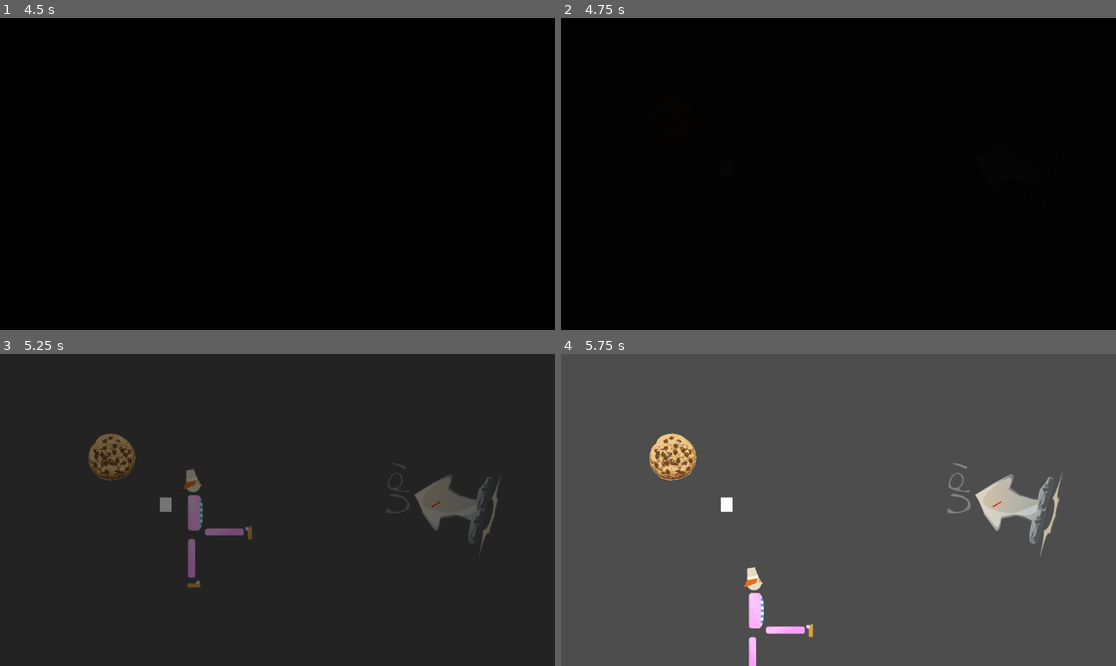
Above: before the commit, frames 1-4 (two rows, left to right).
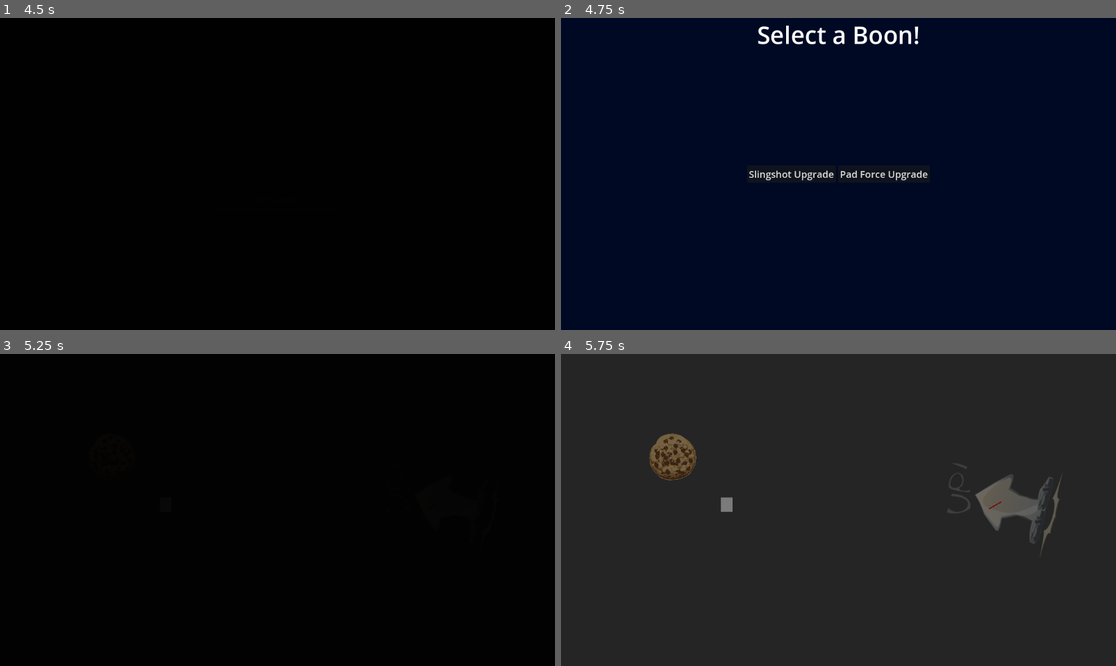
Above: after the commit, the same moments.

Repository: UpForDebate/BrackeysJam-2025
Game: Godot game, scene res://scenes/game_controller.tscn
Two runs of this game, one before a commit and one after it. Both use one fixed random seed, a clock stepped at 60 frames per second and the inputs below.
Inputs (mouse positions are in pixels of both pictures, inside the frame that each line leads up to):
- Up to frame 1 (4.5 s): tap Enter at 0.5 s; move the mouse to (399, 158) at 0.52 s; hold D 0.53-1.25 s; tap E at 0.6 s; click (399, 158) at 0.67 s; tap Space at 0.77 s; drag from (166, 189) to (249, 236) at 1.27 s; click "Play" at 2 s; click "Play" at 2.75 s; click "Start Game" at 3.5 s; click "Start Game" at 4.25 s
- Up to frame 2 (4.75 s): no input
- Up to frame 3 (5.25 s): click (233, 510) at 5 s, where only the run after the commit has a clickable "Slingshot Upgrade"
- Up to frame 4 (5.75 s): no input

Frame 1 is identical in both runs. In frame 2, 100% of the frame differs, in the area x 0-100%, y 0-100%; in frame 3, 100%; in frame 4, 100%.

Commit message:
Fixed Boon Operations Order/Integrated w/ Gameplay

Diff:
--- a/project.godot
+++ b/project.godot
@@ -23,6 +23,7 @@
 SettingsDataContainer="*res://scripts/autoloads/settings_data_container.gd"
 SettingsSignalBus="*res://scripts/autoloads/settings_signal_bus.gd"
 GlobalSignalBus="*res://scripts/autoloads/global_signal_bus.gd"
+stat_manager="*res://scripts/systems/stats/stat_manager.gd"
 
 [editor]
 
--- /dev/null
+++ b/resources/prefabs/BoonMenu.tscn
@@ -0,0 +1,80 @@
+[gd_scene load_steps=6 format=3 uid="uid://df1bj1q7kgto1"]
+
+[ext_resource type="PackedScene" uid="uid://rv8l7047wj6h" path="res://resources/prefabs/BoonBtn.tscn" id="1_8mus1"]
+[ext_resource type="Script" uid="uid://ccea030es1ir2" path="res://scripts/systems/boons/boon_final.gd" id="2_ciwun"]
+[ext_resource type="PackedScene" uid="uid://dje5eqwldi03p" path="res://resources/prefabs/StatsManager.tscn" id="3_ciwun"]
+
+[sub_resource type="Resource" id="Resource_1cmoo"]
+script = ExtResource("2_ciwun")
+boon_text = "Slingshot Force"
+boon_type = 5
+modifier_type = 0
+stat_modifier = 2
+base_boon_duration = 2
+metadata/_custom_type_script = "uid://ccea030es1ir2"
+
+[sub_resource type="Resource" id="Resource_qjpfi"]
+script = ExtResource("2_ciwun")
+boon_text = "Jump Pad Force"
+boon_type = 4
+modifier_type = 0
+stat_modifier = 1
+base_boon_duration = 2
+metadata/_custom_type_script = "uid://ccea030es1ir2"
+
+[node name="CanvasLayer" type="CanvasLayer"]
+
+[node name="ColorRect" type="ColorRect" parent="."]
+anchors_preset = 15
+anchor_right = 1.0
+anchor_bottom = 1.0
+grow_horizontal = 2
+grow_vertical = 2
+color = Color(0, 0.113725, 0.458824, 0.301961)
+
+[node name="GridContainer" type="GridContainer" parent="."]
+anchors_preset = 8
+anchor_left = 0.5
+anchor_top = 0.5
+anchor_right = 0.5
+anchor_bottom = 0.5
+offset_left = -43.0
+offset_top = -15.5
+offset_right = 43.0
+offset_bottom = 15.5
+grow_horizontal = 2
+grow_vertical = 2
+size_flags_horizontal = 4
+size_flags_vertical = 4
+columns = 3
+
+[node name="SlingshotForceUpgradeBtn" parent="GridContainer" node_paths=PackedStringArray("stats_manager", "canvas") instance=ExtResource("1_8mus1")]
+process_mode = 2
+layout_mode = 2
+theme_override_font_sizes/font_size = 20
+text = "Slingshot Upgrade"
+available_boons = Array[ExtResource("2_ciwun")]([SubResource("Resource_1cmoo")])
+stats_manager = NodePath("../../StatsManager")
+canvas = NodePath("../..")
+
+[node name="PadForceUpgradeBtn" parent="GridContainer" node_paths=PackedStringArray("stats_manager", "canvas") instance=ExtResource("1_8mus1")]
+process_mode = 2
+layout_mode = 2
+theme_override_font_sizes/font_size = 20
+text = "Pad Force Upgrade"
+available_boons = Array[ExtResource("2_ciwun")]([SubResource("Resource_qjpfi")])
+stats_manager = NodePath("../../StatsManager")
+canvas = NodePath("../..")
+
+[node name="Label" type="Label" parent="."]
+anchors_preset = 5
+anchor_left = 0.5
+anchor_right = 0.5
+offset_left = -20.0
+offset_right = 20.0
+offset_bottom = 23.0
+grow_horizontal = 2
+theme_override_font_sizes/font_size = 50
+text = "Select a Boon!"
+
+[node name="StatsManager" parent="." instance=ExtResource("3_ciwun")]
--- /dev/null
+++ b/resources/prefabs/StatsManager.tscn
@@ -0,0 +1,14 @@
+[gd_scene load_steps=9 format=3 uid="uid://dje5eqwldi03p"]
+
+[ext_resource type="Script" uid="uid://dvj53ggnntfw5" path="res://scripts/systems/stats/stat_manager.gd" id="1_p4o4u"]
+[ext_resource type="Script" uid="uid://cmpaopsvuubpd" path="res://scripts/systems/stats/stat.gd" id="2_vie6t"]
+[ext_resource type="Resource" uid="uid://bxqm11ehqfye8" path="res://resources/stats/lives.tres" id="3_8qg1u"]
+[ext_resource type="Resource" uid="uid://djdxg7w7qeq7d" path="res://resources/stats/bounces.tres" id="4_m7pan"]
+[ext_resource type="Resource" uid="uid://cssf5wpr2a3nb" path="res://resources/stats/max_bounces.tres" id="5_ks03g"]
+[ext_resource type="Resource" uid="uid://tselc6u2fjrw" path="res://resources/stats/spikechance.tres" id="6_aqoma"]
+[ext_resource type="Resource" uid="uid://cvecbm1ckodjm" path="res://resources/stats/pad_force.tres" id="7_3nmxm"]
+[ext_resource type="Resource" uid="uid://cf8twe6dueeyp" path="res://resources/stats/sling_force.tres" id="8_ac5h7"]
+
+[node name="StatsManager" type="Node2D"]
+script = ExtResource("1_p4o4u")
+initStats = Array[ExtResource("2_vie6t")]([ExtResource("3_8qg1u"), ExtResource("4_m7pan"), ExtResource("5_ks03g"), ExtResource("6_aqoma"), ExtResource("7_3nmxm"), ExtResource("8_ac5h7")])
--- a/resources/sprites/obstacles/pad.gd
+++ b/resources/sprites/obstacles/pad.gd
@@ -3,6 +3,7 @@
 @export var force: Vector2 =  Vector2(-10, -10)
 @export var multiplier: float = 10.0
 @export var show_debug_gizmo: bool = true
+@export var stats_manager : StatManager
 
 func _ready():
 	$Area2D.body_entered.connect(_on_body_entered)
@@ -11,7 +12,7 @@
 
 func _draw():
 	var dir = force.normalized() #-transform.y.normalized()
-	var length = multiplier * 10
+	var length = stats_manager.initStats[4].currentValue * 10
 	draw_line(Vector2.ZERO, dir * length, Color.RED, 2.0)
 
 
--- a/resources/stats/lives.tres
+++ b/resources/stats/lives.tres
@@ -5,6 +5,5 @@
 [resource]
 script = ExtResource("1_n8o1g")
 statType = 0
-baseValue = 0.0
-statValue = 0.0
+baseValue = 3.0
 metadata/_custom_type_script = "uid://cmpaopsvuubpd"
--- a/resources/stats/pad_force.tres
+++ b/resources/stats/pad_force.tres
@@ -2,9 +2,8 @@
 
 [ext_resource type="Script" uid="uid://cmpaopsvuubpd" path="res://scripts/systems/stats/stat.gd" id="1_4l8ua"]
 
-
 [resource]
 script = ExtResource("1_4l8ua")
 statType = 4
-statValue = 1.0
+baseValue = 3.0
 metadata/_custom_type_script = "uid://cmpaopsvuubpd"
--- a/resources/stats/sling_force.tres
+++ b/resources/stats/sling_force.tres
@@ -2,9 +2,8 @@
 
 [ext_resource type="Script" uid="uid://cmpaopsvuubpd" path="res://scripts/systems/stats/stat.gd" id="1_00bak"]
 
-
 [resource]
 script = ExtResource("1_00bak")
 statType = 5
-statValue = 1.0
+baseValue = 4.0
 metadata/_custom_type_script = "uid://cmpaopsvuubpd"
--- a/scenes/game_scenes/first_level.tscn
+++ b/scenes/game_scenes/first_level.tscn
@@ -1,15 +1,17 @@
-[gd_scene load_steps=7 format=3 uid="uid://cuaymmwemlfws"]
+[gd_scene load_steps=9 format=3 uid="uid://cuaymmwemlfws"]
 
 [ext_resource type="Texture2D" uid="uid://bh5uc6qbtka6x" path="res://resources/sprites/slingshot/placeholder.png" id="1_ua0nc"]
 [ext_resource type="Script" uid="uid://cq3jy682c4so8" path="res://scenes/game_scenes/slingshot.gd" id="2_qep1h"]
-[ext_resource type="PackedScene" uid="uid://0hu10u23s3nm" path="res://resources/prefabs/candyman.tscn" id="3_m6v08"]
+[ext_resource type="PackedScene" path="res://resources/prefabs/candyman.tscn" id="3_m6v08"]
 [ext_resource type="Texture2D" uid="uid://nv1cayn2nkfd" path="res://resources/sprites/character/balls.png" id="4_yiytm"]
 [ext_resource type="PackedScene" uid="uid://ddgsdjkeksl82" path="res://resources/sprites/obstacles/pad.tscn" id="6_m8mph"]
+[ext_resource type="PackedScene" uid="uid://df1bj1q7kgto1" path="res://resources/prefabs/BoonMenu.tscn" id="7_37fev"]
+[ext_resource type="PackedScene" uid="uid://dje5eqwldi03p" path="res://resources/prefabs/StatsManager.tscn" id="8_aneg2"]
 [ext_resource type="PackedScene" uid="uid://baj344bonl1kf" path="res://resources/sprites/obstacles/cookie.tscn" id="8_m6v08"]
 
 [node name="FirstLevel" type="Node2D"]
 
-[node name="Slingshot" type="Sprite2D" parent="." node_paths=PackedStringArray("spawn_point")]
+[node name="Slingshot" type="Sprite2D" parent="." node_paths=PackedStringArray("spawn_point", "stats_manager")]
 position = Vector2(356, 311)
 scale = Vector2(0.240001, 1)
 texture = ExtResource("1_ua0nc")
@@ -17,8 +19,8 @@
 offset = Vector2(-98, -13)
 script = ExtResource("2_qep1h")
 projectile_scene = ExtResource("3_m6v08")
-force_multiplier = 5.0
 spawn_point = NodePath("../Mapa/Spawn Position")
+stats_manager = NodePath("../StatsManager")
 bounce_time = 1.0
 
 [node name="Ball Position" type="Sprite2D" parent="."]
@@ -28,11 +30,11 @@
 
 [node name="Mapa" type="Node" parent="."]
 
-[node name="Pad2" parent="Mapa" instance=ExtResource("6_m8mph")]
+[node name="Pad2" parent="Mapa" node_paths=PackedStringArray("stats_manager") instance=ExtResource("6_m8mph")]
 position = Vector2(914, 307)
 rotation = -1.309
 force = Vector2(-1, -1)
-multiplier = 2.0
+stats_manager = NodePath("../../StatsManager")
 
 [node name="Cookie" parent="Mapa" instance=ExtResource("8_m6v08")]
 position = Vector2(232, 214)
@@ -40,3 +42,7 @@
 
 [node name="Spawn Position" type="Marker2D" parent="Mapa"]
 position = Vector2(400, 317)
+
+[node name="CanvasLayer" parent="." instance=ExtResource("7_37fev")]
+
+[node name="StatsManager" parent="." instance=ExtResource("8_aneg2")]
--- a/scenes/game_scenes/second_level.tscn
+++ b/scenes/game_scenes/second_level.tscn
@@ -1,16 +1,18 @@
-[gd_scene load_steps=8 format=3 uid="uid://507wtc834clt"]
+[gd_scene load_steps=10 format=3 uid="uid://507wtc834clt"]
 
 [ext_resource type="Texture2D" uid="uid://bh5uc6qbtka6x" path="res://resources/sprites/slingshot/placeholder.png" id="1_tq674"]
 [ext_resource type="Script" uid="uid://cq3jy682c4so8" path="res://scenes/game_scenes/slingshot.gd" id="2_p3m5w"]
-[ext_resource type="PackedScene" uid="uid://87wmj0jocvvc" path="res://resources/prefabs/ball.tscn" id="3_vadcw"]
+[ext_resource type="PackedScene" path="res://resources/prefabs/ball.tscn" id="3_vadcw"]
 [ext_resource type="Texture2D" uid="uid://nv1cayn2nkfd" path="res://resources/sprites/character/balls.png" id="4_trnhj"]
 [ext_resource type="PackedScene" uid="uid://baj344bonl1kf" path="res://resources/sprites/obstacles/cookie.tscn" id="5_n1hox"]
-[ext_resource type="PackedScene" uid="uid://b62sqqcrowjie" path="res://resources/prefabs/wall.tscn" id="7_jrgfi"]
+[ext_resource type="PackedScene" path="res://resources/prefabs/wall.tscn" id="7_jrgfi"]
+[ext_resource type="PackedScene" uid="uid://df1bj1q7kgto1" path="res://resources/prefabs/BoonMenu.tscn" id="8_gfiub"]
 [ext_resource type="PackedScene" uid="uid://b2wvw67qb1x8n" path="res://resources/sprites/obstacles/spikes.tscn" id="8_ousjt"]
+[ext_resource type="PackedScene" uid="uid://dje5eqwldi03p" path="res://resources/prefabs/StatsManager.tscn" id="9_tq674"]
 
 [node name="FirstLevel" type="Node2D"]
 
-[node name="Slingshot" type="Sprite2D" parent="." node_paths=PackedStringArray("spawn_point")]
+[node name="Slingshot" type="Sprite2D" parent="." node_paths=PackedStringArray("spawn_point", "stats_manager")]
 position = Vector2(356, 311)
 scale = Vector2(0.240001, 1)
 texture = ExtResource("1_tq674")
@@ -19,6 +21,7 @@
 script = ExtResource("2_p3m5w")
 projectile_scene = ExtResource("3_vadcw")
 spawn_point = NodePath("../Ball Position")
+stats_manager = NodePath("../StatsManager")
 bounce_time = 1.0
 
 [node name="Ball Position" type="Sprite2D" parent="."]
@@ -45,3 +48,7 @@
 offset_right = 656.0
 offset_bottom = 205.0
 text = "Second Level"
+
+[node name="CanvasLayer" parent="." instance=ExtResource("8_gfiub")]
+
+[node name="StatsManager" parent="." instance=ExtResource("9_tq674")]
--- a/scenes/game_scenes/slingshot.gd
+++ b/scenes/game_scenes/slingshot.gd
@@ -7,6 +7,7 @@
 @export var projectile_scene: PackedScene
 @export var force_multiplier: float = 10.0  # tweak this for power
 @export var spawn_point: Node2D   # drag the SpawnPoint node in the Inspector
+@export var stats_manager : StatManager
 
 # Rubber band effect after releasing slingshot
 @export var bounce_time: float = 0.2  # how fast it snaps back
@@ -31,7 +32,7 @@
 
 	# Direction of launch = opposite of drag
 	var launch_dir = drag_vector.normalized()
-	var launch_force = launch_dir * stretch_length * force_multiplier
+	var launch_force = launch_dir * stretch_length * stats_manager.initStats[5].currentValue
 
 	# Instance the projectile
 	var projectile = projectile_scene.instantiate() as RigidBody2D
--- a/scenes/upgrade_menu.tscn
+++ b/scenes/upgrade_menu.tscn
@@ -1,10 +1,28 @@
-[gd_scene load_steps=6 format=3 uid="uid://pvpg5fui31mu"]
+[gd_scene load_steps=8 format=3 uid="uid://pvpg5fui31mu"]
 
 [ext_resource type="Resource" uid="uid://50r7scppnfjt" path="res://resources/boons/health_boon.tres" id="2_ksfom"]
 [ext_resource type="Script" uid="uid://ccea030es1ir2" path="res://scripts/systems/boons/boon_final.gd" id="2_o1026"]
 [ext_resource type="Resource" uid="uid://vd3wmx6s5pis" path="res://resources/boons/spikes_boon.tres" id="4_1eg5u"]
 [ext_resource type="PackedScene" uid="uid://rv8l7047wj6h" path="res://resources/prefabs/BoonBtn.tscn" id="9_he6dt"]
 [ext_resource type="PackedScene" uid="uid://wt7f30xrwu2d" path="res://scenes/stats/stat_manager.tscn" id="10_3rs5v"]
+
+[sub_resource type="Resource" id="Resource_ixicc"]
+script = ExtResource("2_o1026")
+boon_text = "Lives"
+boon_type = 0
+modifier_type = 1
+stat_modifier = 3
+base_boon_duration = 3
+metadata/_custom_type_script = "uid://ccea030es1ir2"
+
+[sub_resource type="Resource" id="Resource_6vqdt"]
+script = ExtResource("2_o1026")
+boon_text = "Lives"
+boon_type = 0
+modifier_type = 2
+stat_modifier = 1
+base_boon_duration = -1
+metadata/_custom_type_script = "uid://ccea030es1ir2"
 
 [node name="BoonMenu" type="Control"]
 layout_mode = 3
@@ -13,15 +31,6 @@
 anchor_bottom = 1.0
 grow_horizontal = 2
 grow_vertical = 2
-
-[node name="ColorRect" type="ColorRect" parent="."]
-layout_mode = 1
-anchors_preset = 15
-anchor_right = 1.0
-anchor_bottom = 1.0
-grow_horizontal = 2
-grow_vertical = 2
-color = Color(0.262745, 0.262745, 0.262745, 1)
 
 [node name="Label" type="Label" parent="."]
 layout_mode = 1
@@ -53,13 +62,13 @@
 [node name="HealthBoonBtn" parent="GridContainer" node_paths=PackedStringArray("stats_manager") instance=ExtResource("9_he6dt")]
 layout_mode = 2
 text = "Health Upgrade"
-available_boons = Array[ExtResource("2_o1026")]([ExtResource("2_ksfom")])
+available_boons = Array[ExtResource("2_o1026")]([ExtResource("2_ksfom"), SubResource("Resource_ixicc")])
 stats_manager = NodePath("../../StatManager")
 
 [node name="SpikesChanceBoonBtn" parent="GridContainer" node_paths=PackedStringArray("stats_manager") instance=ExtResource("9_he6dt")]
 layout_mode = 2
 text = "Spikes Chance Upgrade"
-available_boons = Array[ExtResource("2_o1026")]([ExtResource("2_ksfom"), ExtResource("4_1eg5u")])
+available_boons = Array[ExtResource("2_o1026")]([SubResource("Resource_6vqdt"), ExtResource("4_1eg5u")])
 stats_manager = NodePath("../../StatManager")
 
 [node name="Button" type="Button" parent="GridContainer"]
--- a/scripts/systems/boons/boon_button.gd
+++ b/scripts/systems/boons/boon_button.gd
@@ -3,21 +3,11 @@
 # Boons are resources dragged in the inspector
 @export var available_boons : Array[BoonFinal] = []
 @export var stats_manager : StatManager
-
-var is_active:bool = false:
-	set = set_active
-
-# Activates the boon menu when player presses ESC
-# This is just for debugging purposes!
-func _unhandled_input(event: InputEvent) -> void:
-	if event.is_action_pressed("UpgradeMenuDebug"):
-		is_active = !is_active
+@export var canvas : CanvasLayer
 
 # Activates the boon menu screen and pauses the game
-func set_active(value:bool) ->void:
-	is_active = value
-	get_tree().paused = is_active
-	visible = is_active
+func _ready() -> void:
+	get_tree().paused = true
 
 func _boon_button_on_pressed() -> void:
 	for i in range(0, available_boons.size()):
@@ -29,5 +19,8 @@
 	for s in range(0, stats_manager.initStats.size()):
 		print_debug("Current ", stats_manager.initStats[s].StatType.keys()[s] ," Stat: ", stats_manager.initStats[s].currentValue)
 
+	canvas.visible = false;
+	get_tree().paused = false
+
 func _on_pass_level_button_pressed() -> void:
 	stats_manager.advance_level()
--- a/scripts/systems/stats/stat_manager.gd
+++ b/scripts/systems/stats/stat_manager.gd
@@ -26,17 +26,39 @@
 	#reset base stat to calculate all
 	reset_stats()
 
+	var additives: Array[BoonFinal] = []
+	var multipliers: Array[BoonFinal] = []
+	var overrides: Array[BoonFinal] = []
+
 	#apply boons
 	for boon in active_boons:
-		for stat in initStats:
-			if boon.boon_type == stat.statType:
-				match boon.modifier_type:
-					boon.ModifierType.ADDITIVE:
-						stat.currentValue += boon.stat_modifier
-					boon.ModifierType.MULTIPLIER:
-						stat.currentValue *= boon.stat_modifier
-					boon.ModifierType.OVERRIDE:
-						stat.currentValue = boon.stat_modifier
+		match boon.modifier_type:
+			boon.ModifierType.ADDITIVE:
+				additives.append(boon)
+			boon.ModifierType.MULTIPLIER:
+				multipliers.append(boon)
+			boon.ModifierType.OVERRIDE:
+				overrides.append(boon)
+
+	for boon in multipliers:
+		handle_boon(boon)
+
+	for boon in additives:
+		handle_boon(boon)
+
+	for boon in overrides:
+		handle_boon(boon)
+
+func handle_boon(boon: BoonFinal) -> void:
+	for stat in initStats:
+		if boon.boon_type == stat.statType:
+			match boon.modifier_type:
+				boon.ModifierType.ADDITIVE:
+					stat.currentValue += boon.stat_modifier
+				boon.ModifierType.MULTIPLIER:
+					stat.currentValue *= boon.stat_modifier
+				boon.ModifierType.OVERRIDE:
+					stat.currentValue = boon.stat_modifier
 
 func advance_level():
 	# Tick down durations
